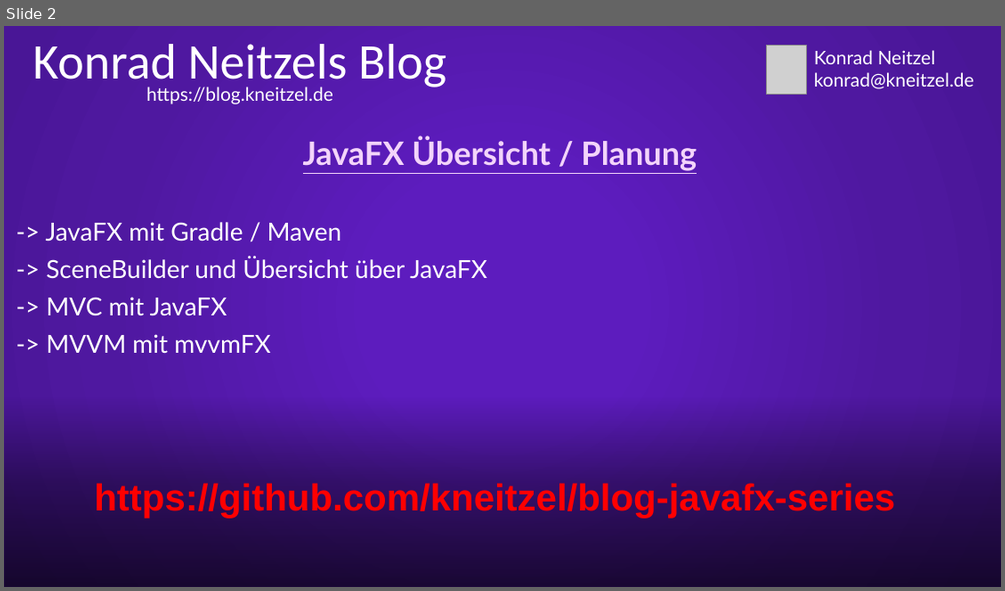
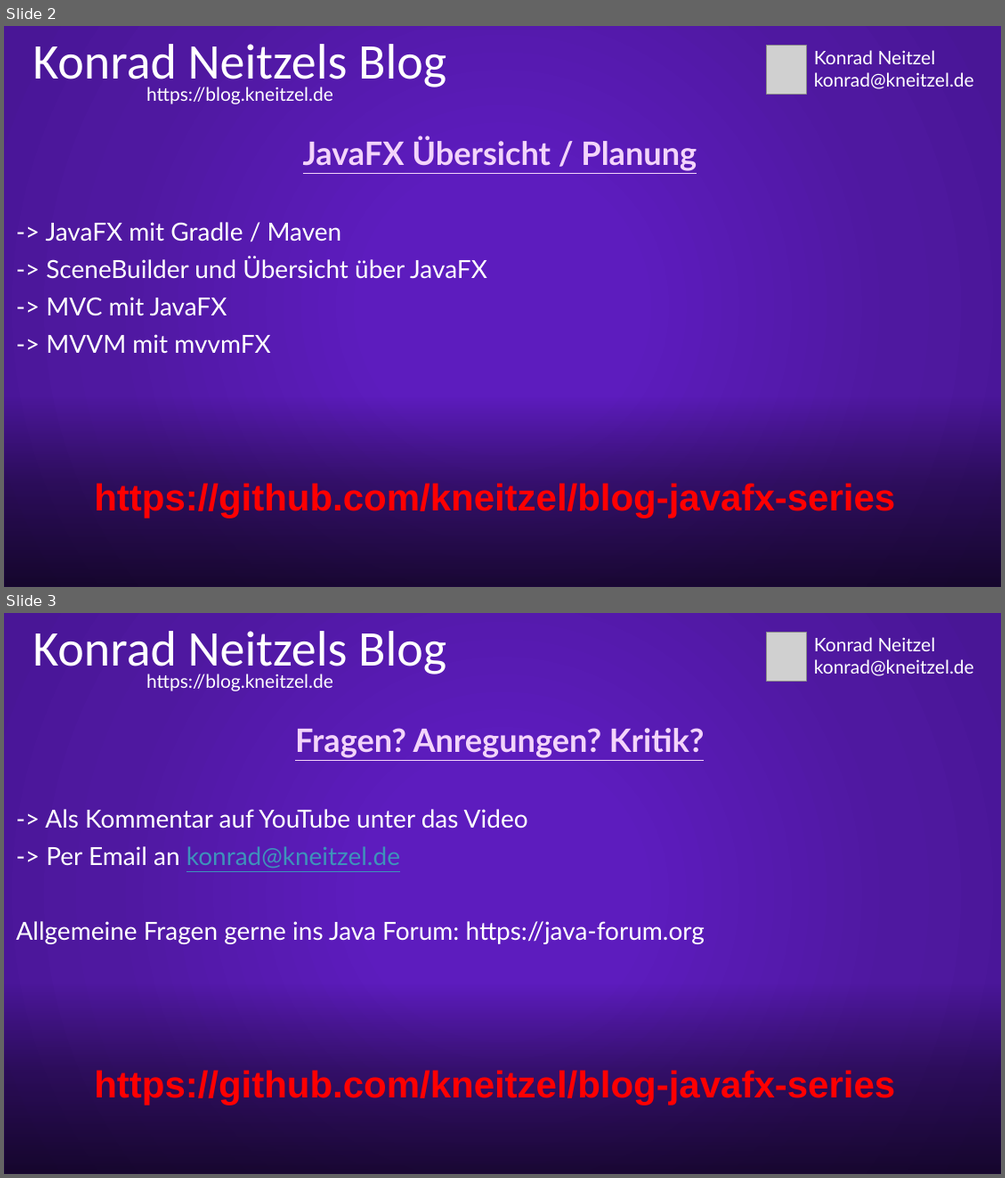
Before and after one commit to kneitzel/blog-javafx-series, a slide deck: Documentation/YouTube/JavaFX 01 Start-Präsentation.pptx. Shown one above the other, each under a label of ours: slide 2 before the commit, slides 2 and 3 after it. The pictures are 1005x591 and 1005x1178 pixels, drawn with LibreOffice and Linux fonts; fonts in the diff are those of the drawing; grey boxes stand for pictures. Boxes give left, top, right and bottom in pixels: in the first picture for what was removed or moved away, otherwise in the second. Text is boxed around its words. In the diff, an @@ line names an element or a change of style, - is before the commit and + after.

```diff
--- a/Documentation/YouTube/JavaFX 01 Start-Präsentation.pptx
+++ b/Documentation/YouTube/JavaFX 01 Start-Präsentation.pptx
@@ slide 3 added at (x1=4, y1=613, x2=1001, y2=1174), background gradient #5D1CBE to #4F18A0 to #4A1696; not listed: 2 template elements that a slide beside it also shows @@
@@ rectangle added at (x1=4, y1=613, x2=1001, y2=1174), fill gradient #5D1CBE to #4F18A0 to #4A1696 @@
@@ title added at (x1=32, y1=631, x2=446, y2=677), 48 pt, text #FFFFFF @@
+Konrad Neitzels Blog
@@ picture added at (x1=767, y1=633, x2=807, y2=681) @@
@@ text added at (x1=814, y1=637, x2=974, y2=676), 18 pt, text #FFFFFF @@
+Konrad Neitzel
+konrad@kneitzel.de
@@ text added at (x1=146, y1=674, x2=333, y2=691), 18 pt, text #FFFFFF @@
+https://blog.kneitzel.de
@@ subtitle added at (x1=16, y1=728, x2=704, y2=944), 24 pt, text #FFFFFF @@
+Fragen? Anregungen? Kritik?
+-> Als Kommentar auf YouTube unter das Video
+-> Per Email an konrad@kneitzel.de
+Allgemeine Fragen gerne ins Java Forum: https://java-forum.org
@@ rectangle added at (x1=4, y1=983, x2=1001, y2=1174), fill gradient #000000 @@
@@ text added at (x1=94, y1=1070, x2=895, y2=1105), 36 pt, text #FF0000, bold @@
+https://github.com/kneitzel/blog-javafx-series
```
Also in this commit, not shown: 4 other files.
